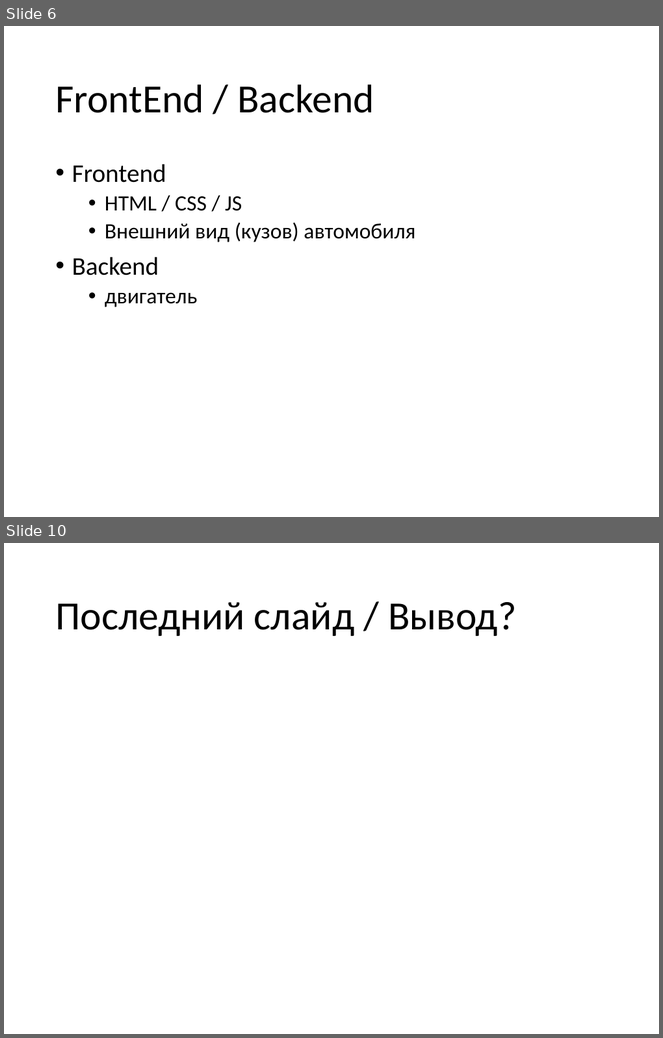
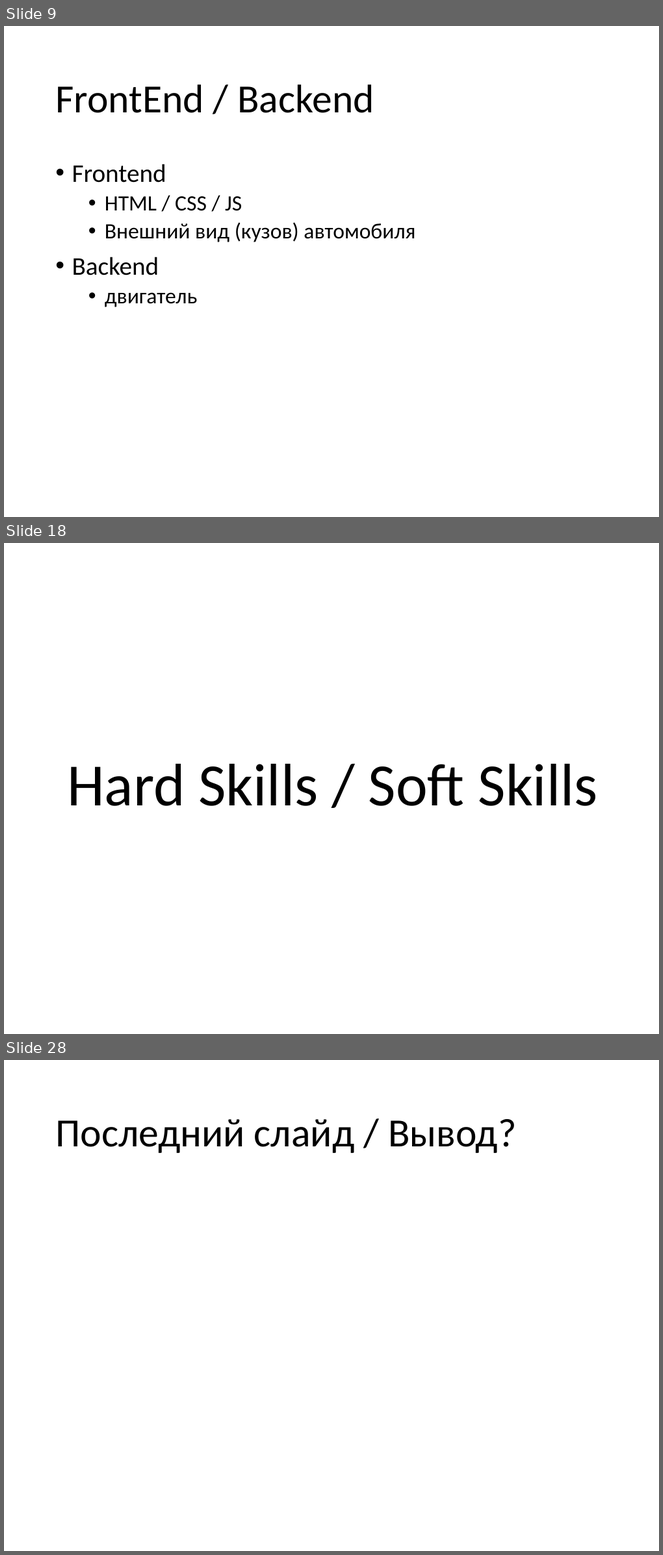
Before and after one commit to vitali-kviatkouski/personal, a slide deck: epamkids/EPAMKids.pptx. Shown one above the other, each under a label of ours: slides 6 and 10 before the commit, slides 9, 18 and 28 after it; the slides between them are not shown. The pictures are 663x1038 and 663x1555 pixels, drawn with LibreOffice and Linux fonts; fonts in the diff are those of the drawing. Boxes give left, top, right and bottom in pixels: in the first picture for what was removed or moved away, otherwise in the second. Text is boxed around its words. In the diff, an @@ line names an element or a change of style, - is before the commit and + after.

```diff
--- a/epamkids/EPAMKids.pptx
+++ b/epamkids/EPAMKids.pptx
@@ slide 18 added at [4,543,659,1034], background #FFFFFF @@
@@ title added at [67,764,598,806], 66 pt, text #000000 @@
+Hard Skills / Soft Skills
@@ what was slide 6 is now slide 9 @@
@@ what was slide 10 is now slide 28 @@
```
Also in this commit, not shown: 3 slides changed, 18 other slides added, 1 slide removed.
